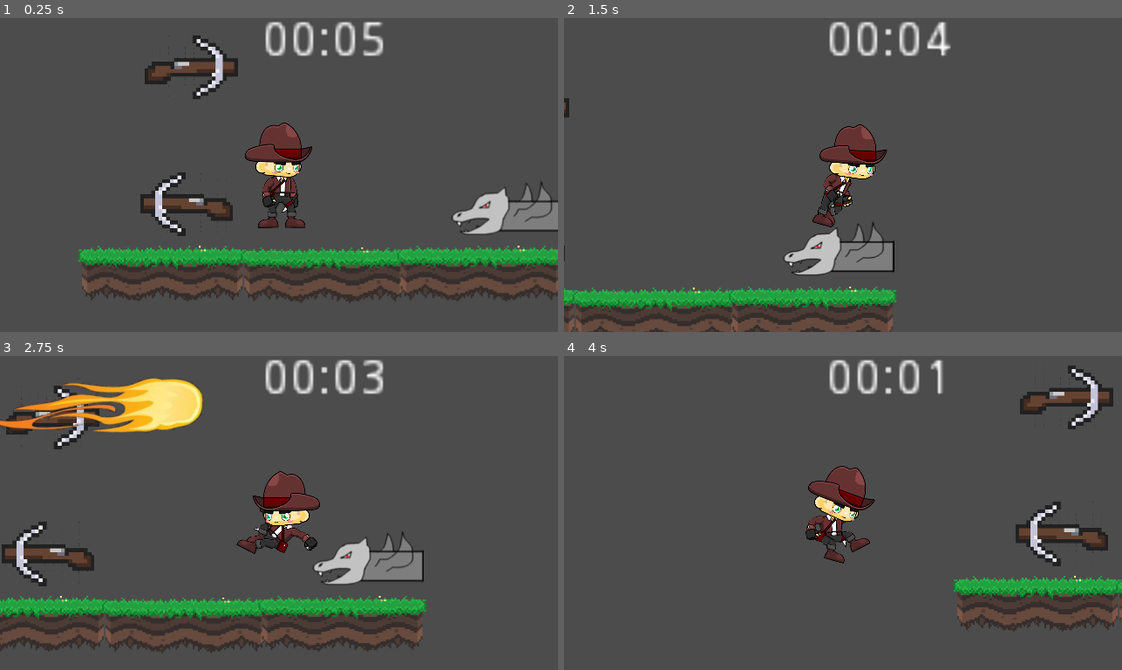
Above: before the commit, frames 1-4 (two rows, left to right).
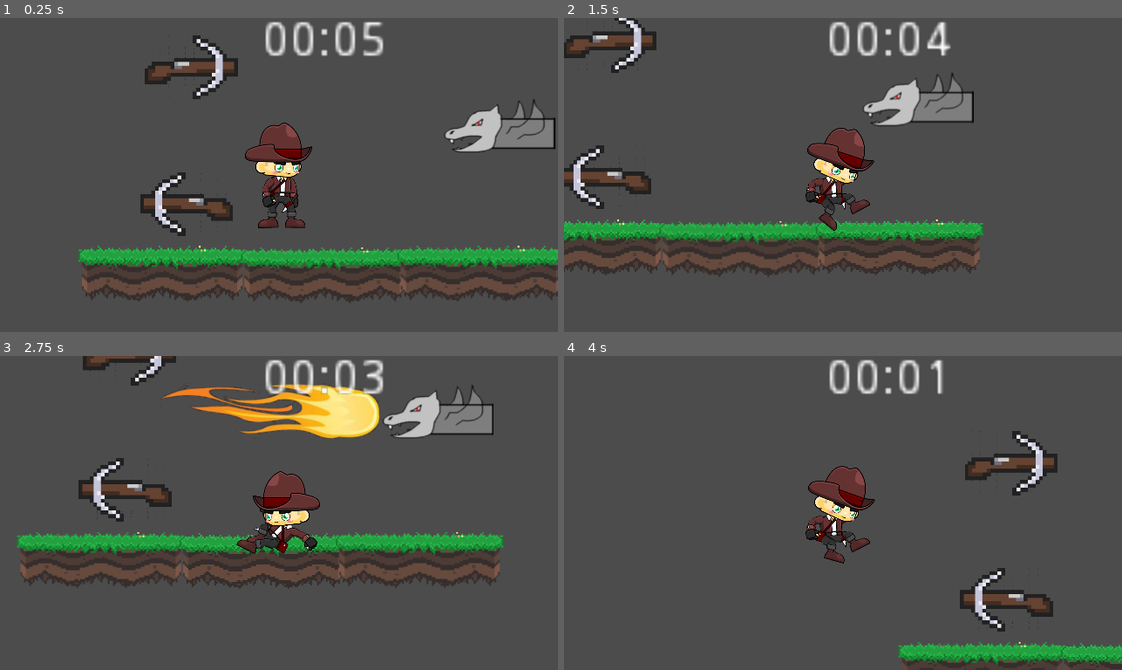
Above: after the commit, the same moments.

Repository: guilherme-nsr/ruins-the-lunar-temple
Game: Godot game, scene res://src/Levels/Mapas/MundoTeste.tscn
The game is run twice, just before and just after one commit, with the same random seed, the same clock (stepped at 60 frames per second) and the same inputs.
Inputs:
- Up to frame 1 (0.25 s): no input
- Up to frame 2 (1.5 s): hold S (agachar) 0.53-1.28 s; hold D (mover_direita) from 0.53 s (still down); tap W (pular) at 0.77 s; tap S (agachar) at 1.35 s
- Up to frame 3 (2.75 s): tap W (pular) at 1.52 s; release D (mover_direita) at 2.03 s; hold Left (mover_esquerda) from 2.03 s (still down); hold S (agachar) from 2.03 s (still down)
- Up to frame 4 (4 s): release Left (mover_esquerda) at 2.78 s; release S (agachar) at 2.78 s; hold D (mover_direita) from 2.78 s (still down); tap S (agachar) at 2.85 s; tap W (pular) at 3.02, 3.77 s; hold S (agachar) from 3.53 s (still down)

The runs differ from the first frame. In frame 1, 3.5% of the frame differs, in the area x 79-100%, y 25-70%; in frame 2, 23%; in frame 3, 32%, in the area x 0-91%, y 0-95%; in frame 4, 11%.

Commit message:
Estatus que cospem fogo

Diff:
--- a/src/Levels/Mapas/MundoTeste.tscn
+++ b/src/Levels/Mapas/MundoTeste.tscn
@@ -85,7 +85,7 @@
 autostart = true
 
 [node name="estatua" parent="." instance=ExtResource( 5 )]
-position = Vector2( 741.565, 370.491 )
+position = Vector2( 732.971, 275.955 )
 [connection signal="script_changed" from="Tempo morte" to="." method="_on_Tempo_morte_script_changed"]
 [connection signal="timeout" from="Tempo morte" to="Player" method="_on_Timer_timeout"]
 [connection signal="timeout" from="cronometro" to="." method="_on_cronometro_timeout"]
@@ -95,3 +95,5 @@
 [editable path="Node2D2"]
 
 [editable path="Player"]
+
+[editable path="estatua"]
--- a/src/Objects/Estatua_fogo/Fogo/Fogo.tscn
+++ b/src/Objects/Estatua_fogo/Fogo/Fogo.tscn
@@ -1,19 +1,30 @@
-[gd_scene load_steps=4 format=2]
+[gd_scene load_steps=6 format=2]
 
 [ext_resource path="res://assets/armadilhas/estatuas de fogo/fogo/fogo.png" type="Texture" id=1]
 [ext_resource path="res://src/Objects/Estatua_fogo/Fogo/Script/Fogo.gd" type="Script" id=2]
+[ext_resource path="res://assets/armadilhas/estatuas de fogo/fogo/fogo2.png" type="Texture" id=3]
 
-[sub_resource type="RectangleShape2D" id=2]
+[sub_resource type="SpriteFrames" id=2]
+animations = [ {
+"frames": [ ExtResource( 3 ), ExtResource( 1 ) ],
+"loop": true,
+"name": "fogo",
+"speed": 5.0
+} ]
+
+[sub_resource type="RectangleShape2D" id=1]
 extents = Vector2( 128, 32 )
 
 [node name="Fogo" type="Area2D"]
 script = ExtResource( 2 )
 
-[node name="SpriteFogo" type="Sprite" parent="."]
+[node name="SpriteFogo" type="AnimatedSprite" parent="."]
 position = Vector2( 128, 0 )
-texture = ExtResource( 1 )
+frames = SubResource( 2 )
+animation = "fogo"
+frame = 1
 
 [node name="CollisionShapeFogo" type="CollisionShape2D" parent="."]
 position = Vector2( 128, 0 )
-shape = SubResource( 2 )
+shape = SubResource( 1 )
 [connection signal="body_entered" from="." to="." method="_on_Fogo_body_entered"]
--- a/src/Objects/Estatua_fogo/Fogo/Script/Fogo.gd
+++ b/src/Objects/Estatua_fogo/Fogo/Script/Fogo.gd
@@ -4,7 +4,7 @@
 
 # Called when the node enters the scene tree for the first time.
 func _ready():
-	pass # Replace with function body.
+	$SpriteFogo.play("fogo")
 
 
 # Called every frame. 'delta' is the elapsed time since the previous frame.
--- a/src/Objects/Estatua_fogo/estatua/Script/estatua.gd
+++ b/src/Objects/Estatua_fogo/estatua/Script/estatua.gd
@@ -26,7 +26,7 @@
 			if sign($Position2D.position.x) == -1:
 				$Position2D.position.x *= 1
 		get_parent().add_child(fogo)
-		fogo.position = $Position2D.global_position
+		fogo.global_position = $Position2D.global_position
 		fogo_instanciado = true
 	else:
 		fogo.queue_free()
Binary file added: assets/armadilhas/estatuas de fogo/fogo/fogo2.png
Not shown, added: assets/armadilhas/estatuas de fogo/fogo/fogo2.png.import
